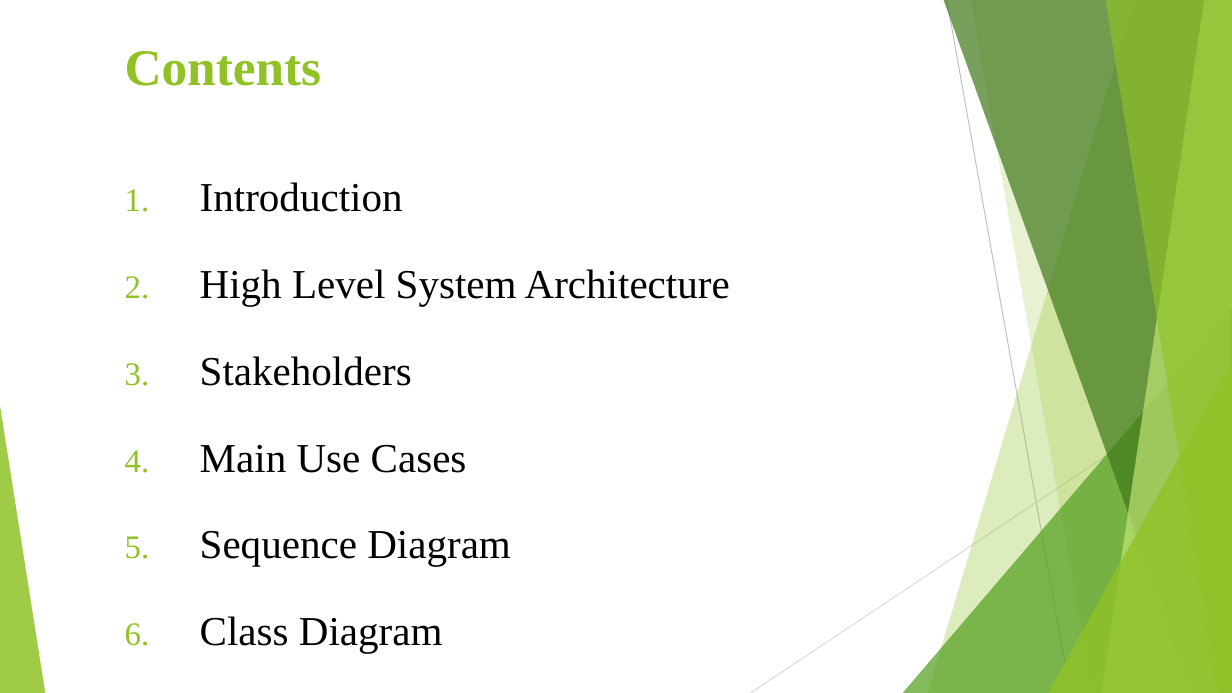
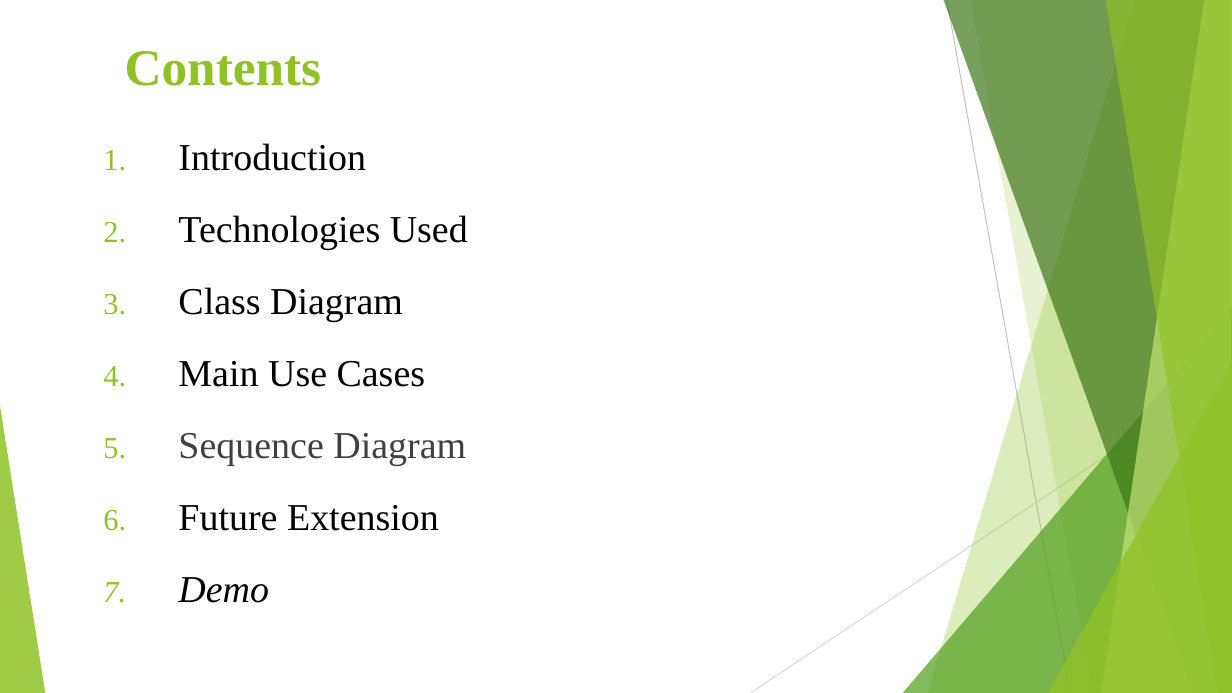
Before and after one commit to niguskidane/AirLine-Flight-Booking-System, a slide deck: slide 2 of Airline Flight-Booking-System.pptx. Drawn at 1232x693 pixels with LibreOffice and Linux fonts; fonts in the diff are those of the drawing. Boxes give left, top, right and bottom in pixels: in the first picture for what was removed or moved away, otherwise in the second. Text is boxed around its words. In the diff, an @@ line names an element or a change of style, - is before the commit and + after.

```diff
--- a/Airline Flight-Booking-System.pptx
+++ b/Airline Flight-Booking-System.pptx
@@ text "Introduction": place and size @@
-text "Introduction" at bbox=[200, 182, 730, 653]
+text "Introduction" at bbox=[178, 143, 468, 603]
@@ text at bbox=[178, 143, 466, 466]: size 32 to 29.6 pt in "Introduction", "Main Use Cases", "Sequence Diagram"; text colour #000000 to #404040 in "Sequence Diagram"; line spacing 1.5 to 1.3 @@
@@ text at bbox=[178, 215, 468, 322]: text changed; size 32 to 29.6 pt @@
-2. High Level System Architecture
-3. Stakeholders
+2. Technologies Used
+3. Class Diagram
@@ text at bbox=[178, 505, 439, 603]: text changed; size 32 to 29.6 pt @@
-6. Class Diagram
+6. Future Extension
+7. Demo
```
Also in this commit, not shown: 4 other slides changed, 4 slides added, 3 slides removed.
